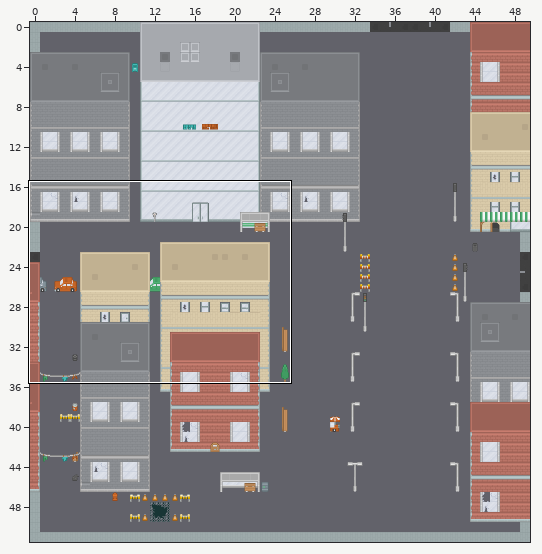
Tiled map: maps/level-1.tmx. The picture above shows the old version from afar; the outline marks the close-up.
Close-up. Earlier state:
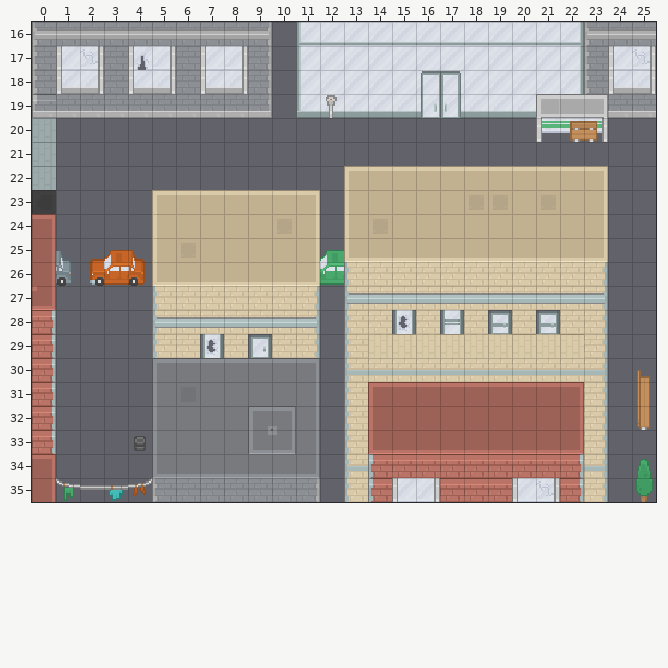
Cells are 16x16 px. Shown: x 0..25, y 16..35. The commit also changed other parts of the map, which this record leaves out.
Now the later version:
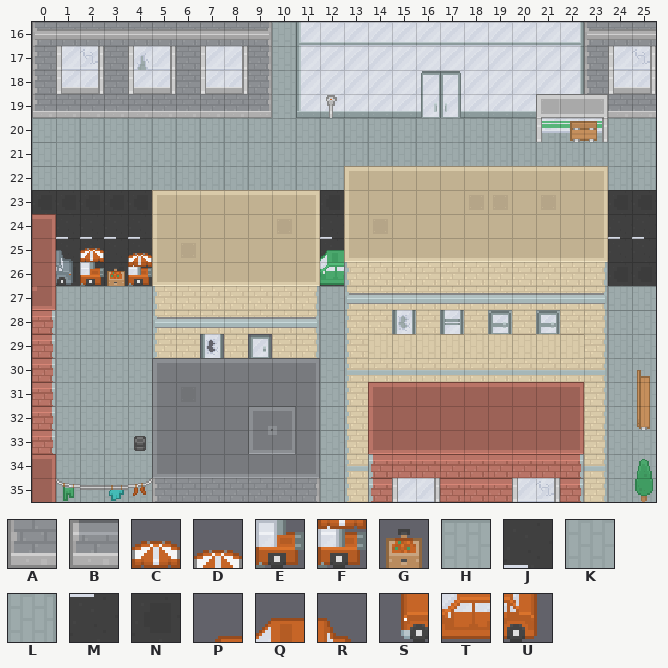
Key: from "roguelikeCity_magenta": A 301, B 375, C 553, D 554, E 590, F 591, G 678, H 704, J 713, K 741, L 742, M 750, N 898, P 919, Q 920, R 921, S 956, T 957, U 958.
_ is an empty cell, . an unchanged one.
Tiles of an added or newly shown layer are drawn over the layers below it.
Diff:
--- layer "Floor" (now shown)
@@ x 1..25 @@
-16 ........._...............
-17 ..._....._...............
-18 ........._...............
-19 ........._...............
-20 _________________________
-21 _________________________
-22 ____________...........__
-23 ____......._...........__
-24 ____......._...........__
-25 ____......._...........__
-26 ____......._...........__
-27 ____......._...........__
-28 ____......._.._._._._..__
-29 ____......._...........__
-30 ____......._...........__
-31 ____......._...........__
-32 ____......._...........__
-33 ____......._...........__
-34 ____......._...........__
-35 ____......._...........__
+16 .........L...............
+17 ...L.....L...............
+18 .........L...............
+19 .........L...............
+20 LLLLLLLLLLLLLLLLLLLLLLLLL
+21 LLLLLLLLLLLLLLLLLLLLLLLLL
+22 LLLLLLLLLLLL...........LL
+23 NNNN.......N...........NN
+24 JJJJ.......J...........JJ
+25 MMMM.......M...........MM
+26 NNNN.......N...........NN
+27 HHHH.......H...........HH
+28 KKKK.......H..H.H.H.H..HH
+29 KKKK.......H...........KK
+30 KKKK.......H...........KK
+31 KKKK.......H...........KK
+32 KKKK.......H...........KK
+33 KKKK.......H...........KK
+34 KKKK.......H...........KK
+35 KKKK.......H...........KK
--- layer "Walls"
@@ x 0..0 @@
-19 B
+19 A
@@ x 2..4 @@
-25 PQR
-26 STU
+25 C_D
+26 EGF
